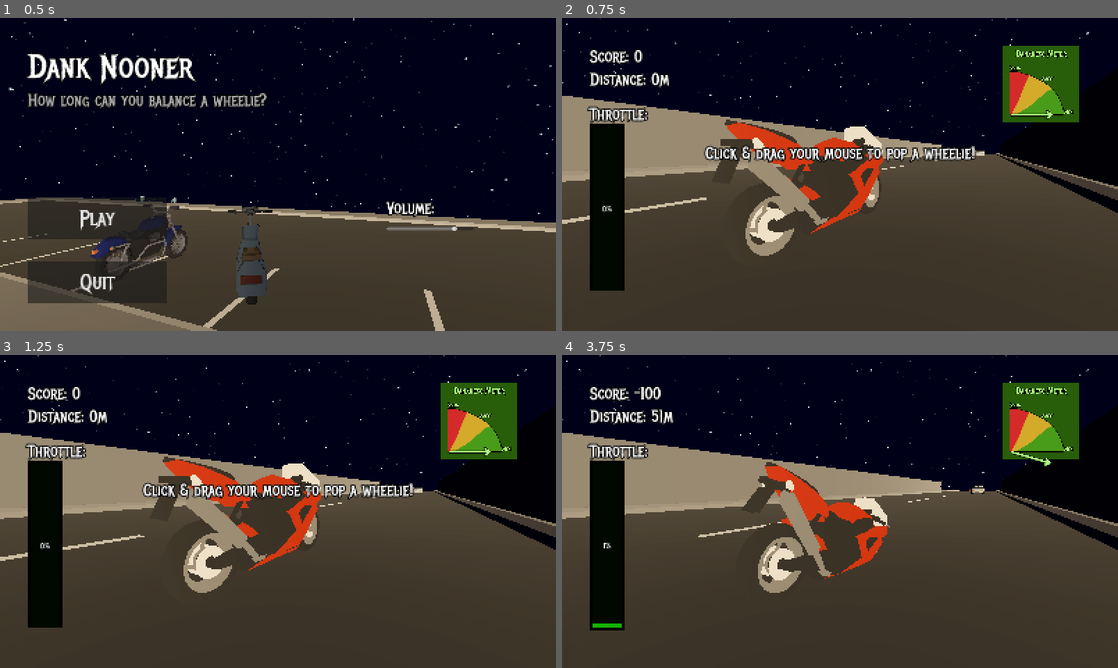
Above: before the commit, frames 1-4 (two rows, left to right).
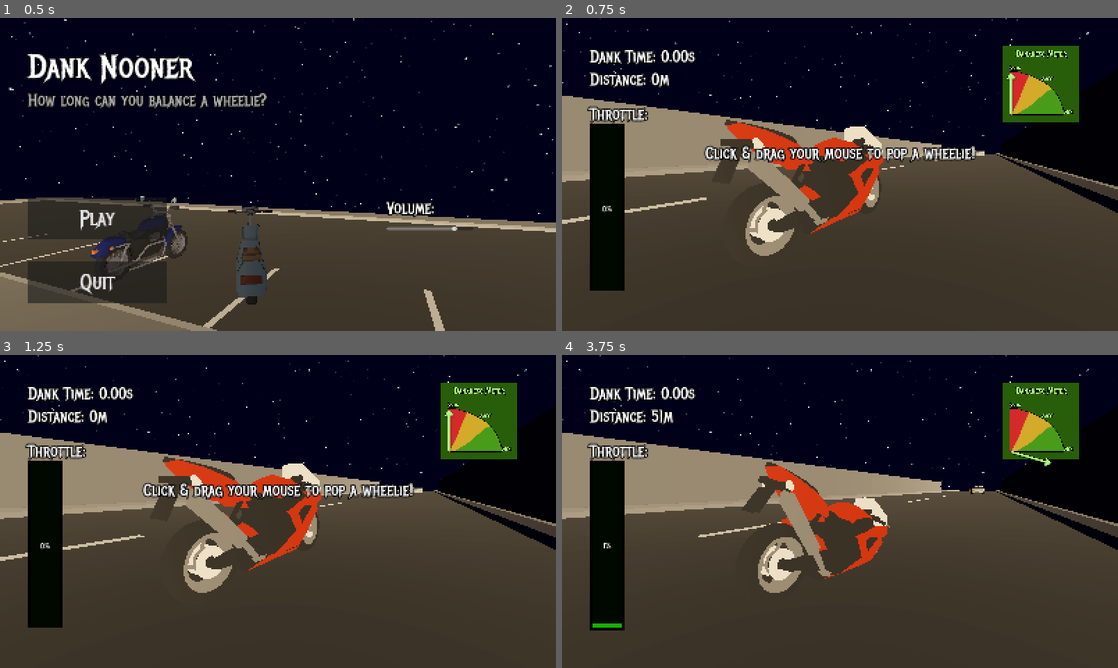
Above: after the commit, the same moments.

Repository: ssebs/DankNooner
Game: Godot game, scene res://scenes/main_game.tscn
Same seed, same stepped clock (60 frames per second), same inputs: the game is played once before the commit and once after it.
Inputs (mouse positions are in pixels of both pictures, inside the frame that each line leads up to):
- Up to frame 1 (0.5 s): no input
- Up to frame 2 (0.75 s): click "Play" at 0.5 s
- Up to frame 3 (1.25 s): no input
- Up to frame 4 (3.75 s): tap Enter at 1.25 s; move the mouse to (867, 511) at 1.27 s; hold W (lean_forward) from 1.28 s (still down); click (867, 511) at 1.42 s; move the mouse to (812, 511) at 2.02 s; move the mouse to (851, 505) at 2.77 s; tap Space (brake) at 3.5 s; move the mouse to (834, 517) at 3.52 s; click (834, 517) at 3.67 s

Frame 1 is identical in both runs. In frame 2, 0.7% of the frame differs, in the area x 5-89%, y 10-33%; in frame 3, 0.7%; in frame 4, 0.6%.

Commit message:
bonus time

Diff:
--- a/scenes/main_game.gd
+++ b/scenes/main_game.gd
@@ -13,8 +13,8 @@
         game_state = val
         switch_game_state(val)
 var motorcycle: Motorcycle
-var max_score: int = 0
 var max_distance: float = 0.0
+var max_bonus_time: float = 0.0
 var max_clean_runs: int = 0
 
 func _ready():
@@ -59,29 +59,32 @@
 
     switch_game_state(GameState.RUN_OVER)
 
-    # set score
+    # set stats
     if !has_crashed:
         max_clean_runs += 1
-        if SignalBus.score > max_score:
-            max_score = SignalBus.score
         if SignalBus.distance > max_distance:
             max_distance = SignalBus.distance
+        if SignalBus.bonus_time > max_bonus_time:
+            max_bonus_time = SignalBus.bonus_time
     else:
         max_clean_runs = 0
 
-    SignalBus.score = 0
+    SignalBus.money += (SignalBus.distance * (1 + max_clean_runs)) + (SignalBus.bonus_time)
     SignalBus.distance = 0.0
     SignalBus.throttle_input = 0.0
     SignalBus.angle_deg = 0.0
+    SignalBus.bonus_time = 0.0
+
     ui.set_max_distance_label_text(max_distance)
-    ui.set_max_score_label_text(max_score)
     ui.set_max_clean_runs_label_text(max_clean_runs)
+    ui.set_money_label_text(SignalBus.money)
+    ui.set_max_bonus_time_label_text(max_bonus_time)
 
 func on_upgrade_pressed(num: int):
     print("upgrade " + str(num) + " pressed")
 
 func on_no_upgrade_pressed():
-    # reset score
+    # resets score/stats
     start_run()
 
 func goto_main_menu():
--- a/scenes/motorcycle.gd
+++ b/scenes/motorcycle.gd
@@ -44,6 +44,15 @@
     if SignalBus.throttle_input > 0:
         audio_player.pitch_scale = clampf(SignalBus.throttle_input / 100, 0.5, 3)
 
+    # swerve the bike
+    if !anim_player.is_playing():
+        match input_info['swerve_dir']:
+            "left":
+                # anim_player.play("swerve_left")
+                self.position.x -= 8 * delta
+            "right":
+                # anim_player.play("swerve_right")
+                self.position.x += 8 * delta
 
     # lower the bike down if you're doing a wheelie
     if current_x_angle_deg > 0 && current_x_angle_deg <= 90:
@@ -53,32 +62,26 @@
     if current_x_angle_deg > 90:
         finish_up("crash", true, "You looped it!")
         return
-    # landed back down
-    if has_started && SignalBus.score > 200 && current_x_angle_deg < 0:
-        finish_up("stoppie", false, "Run finished!")
-        return
-
-    # swerve the bike
-    if !anim_player.is_playing():
-        # todo: check if we're on the edge of the road, if so crash
-        match input_info['swerve_dir']:
-            "left":
-                # anim_player.play("swerve_left")
-                self.position.x -= 8 * delta
-            "right":
-                # anim_player.play("swerve_right")
-                self.position.x += 8 * delta
-
-    # print("input_angle: %.1f" % [input_info['input_angle']])
-    # print("current_angle: %.1f" % [current_x_angle_deg])
-
-    # Actually rotate the bike & send info to SignalBus
-    rotate_point.rotate_x(deg_to_rad(input_info['input_angle']) * 3 * delta)
-    SignalBus.angle_deg = rotate_point.global_rotation_degrees.x
 
     if has_started:
         SignalBus.distance += delta * SignalBus.speed
-        SignalBus.score += roundi((SignalBus.distance * SignalBus.angle_deg) / 100)
+
+        # landed back down
+        if SignalBus.distance > 400 && current_x_angle_deg < 0:
+            finish_up("stoppie", false, "Run finished!")
+            return
+
+        # Use time between 75=>90 for bonus
+        if SignalBus.angle_deg >= 75 && current_x_angle_deg <= 90:
+            SignalBus.bonus_time += delta
+
+        #
+        # Actually rotate the bike & send new angle to SignalBus
+        #
+        rotate_point.rotate_x(deg_to_rad(input_info['input_angle']) * 3 * delta)
+        SignalBus.angle_deg = rotate_point.global_rotation_degrees.x
+
+
 
 func on_collide(msg: String):
     finish_up("crash", true, msg)
@@ -109,6 +112,7 @@
     if event is InputEventKey:
         if event.keycode == KEY_ESCAPE:
             Input.mouse_mode = Input.MOUSE_MODE_VISIBLE
+            # TODO: if game mode is playing, switch to pause mode
 
     if disable_input:
         return
--- a/scenes/treadmill_road.gd
+++ b/scenes/treadmill_road.gd
@@ -73,10 +73,6 @@
         return
 
     var thing = obstacle_scn.instantiate() as Obstacle
-    if thing == null:
-        print("null thing spawn_obstacle")
-        return
-
     if is_hazard:
         thing.variant = randi_range(thing.variant_split_idx, thing.variants.size() - 1)
     else:
--- a/scenes/ui.gd
+++ b/scenes/ui.gd
@@ -6,11 +6,12 @@
 
 @onready var angle_texture: TextureRect = $%ArrowTexture
 @onready var notify_label: Label = %NotifyLabel
-@onready var score_label: Label = %ScoreLabel
+@onready var bonus_time_label: Label = %BonusTimeLabel
 @onready var distance_label: Label = %DistanceLabel
-@onready var max_score_label: Label = %MaxScoreLabel
+@onready var max_bonus_time_label: Label = %MaxBonusTimeLabel
 @onready var max_distance_label: Label = %MaxDistanceLabel
 @onready var max_clean_runs_label: Label = %MaxCleanRunsLabel
+@onready var money_label: Label = %MoneyLabel
 @onready var throttle_progress: ProgressBar = %ThrottleProgress
 
 @onready var game_panel: Control = %GamePanel
@@ -24,7 +25,7 @@
 @onready var volume_slider: Slider = %VolumeSlider
 
 # upgrade menu
-@onready var quit_btn_upgrade_menu: Button = %QuitBtn
+@onready var quit_btn_upgrade_menu: Button = %QuitBtn2
 @onready var no_upgrade_btn: Button = %NoUpgradeBtn
 @onready var main_menu_btn: Button = %MainMenuBtn
 @onready var upgrade_1_btn: Button = %Upgrade1Btn
@@ -37,8 +38,8 @@
     SignalBus.angle_updated.connect(on_angle_updated)
     SignalBus.notify_ui.connect(on_notify_ui)
     SignalBus.throttle_updated.connect(on_throttle_updated)
-    SignalBus.score_updated.connect(set_score_label_text)
     SignalBus.distance_updated.connect(set_distance_label_text)
+    SignalBus.bonus_time_updated.connect(on_bonus_time_updated)
 
     volume_slider.value_changed.connect(on_volume_changed)
 
@@ -46,11 +47,12 @@
     notify_label.text = ""
     throttle_progress.value = 0
 
-    set_score_label_text(0)
     set_distance_label_text(0)
-    set_max_score_label_text(0)
     set_max_distance_label_text(0)
     set_max_clean_runs_label_text(0)
+    set_money_label_text(0)
+    on_bonus_time_updated(0)
+    set_max_bonus_time_label_text(0)
     volume_slider.value = 0.75 # TODO: load from save
 
 func switch_panels(state: MainGame.GameState):
@@ -98,6 +100,9 @@
 func on_angle_updated(angle_deg: float):
     angle_texture.rotation_degrees = 90 - angle_deg
 
+func on_bonus_time_updated(time: float):
+    bonus_time_label.text = "Dank Time: %.2fs" % time
+
 func on_notify_ui(msg: String, duration: float = notify_time_sec):
     notify_label.text = msg
     await get_tree().create_timer(duration).timeout
@@ -108,19 +113,19 @@
 func on_volume_changed(value: float):
     SignalBus.volume = value
 
-##region label setters
-func set_score_label_text(score: int):
-    score_label.text = "Score: %d" % score
+#region label setters
+func set_max_bonus_time_label_text(time: float):
+    max_bonus_time_label.text = "Most Dank Time: %.2fs" % time
 
 func set_distance_label_text(distance: float):
     distance_label.text = "Distance: %.0fm" % distance
-
-func set_max_score_label_text(score: int):
-    max_score_label.text = "High Score: %d" % score
 
 func set_max_distance_label_text(distance: float):
     max_distance_label.text = "Max Distance: %.0fm" % distance
 
 func set_max_clean_runs_label_text(clean_runs: int):
     max_clean_runs_label.text = "Clean Runs: %d" % clean_runs
-#
+
+func set_money_label_text(money: float):
+    money_label.text = "Money: $%.2f" % money
+#endregion
--- a/scenes/ui.tscn
+++ b/scenes/ui.tscn
@@ -24,7 +24,6 @@
 
 [node name="GamePanel" type="Control" parent="."]
 unique_name_in_owner = true
-visible = false
 layout_mode = 2
 
 [node name="Center" type="VBoxContainer" parent="GamePanel"]
@@ -91,11 +90,11 @@
 grow_vertical = 2
 size_flags_horizontal = 0
 
-[node name="ScoreLabel" type="Label" parent="GamePanel/Left"]
-unique_name_in_owner = true
-layout_mode = 2
-theme_override_font_sizes/font_size = 48
-text = "ScoreLabel"
+[node name="BonusTimeLabel" type="Label" parent="GamePanel/Left"]
+unique_name_in_owner = true
+layout_mode = 2
+theme_override_font_sizes/font_size = 48
+text = "BonusTimeLabel"
 
 [node name="DistanceLabel" type="Label" parent="GamePanel/Left"]
 unique_name_in_owner = true
@@ -147,12 +146,12 @@
 size_flags_horizontal = 0
 size_flags_vertical = 8
 
-[node name="MaxScoreLabel" type="Label" parent="UpgradeMenuPanel/VBoxContainer2"]
+[node name="MaxBonusTimeLabel" type="Label" parent="UpgradeMenuPanel/VBoxContainer2"]
 unique_name_in_owner = true
 layout_mode = 2
 theme_override_constants/outline_size = 8
 theme_override_font_sizes/font_size = 36
-text = "MaxScoreLabel"
+text = "MaxBonusTimeLabel"
 
 [node name="MaxDistanceLabel" type="Label" parent="UpgradeMenuPanel/VBoxContainer2"]
 unique_name_in_owner = true
@@ -238,7 +237,7 @@
 size_flags_horizontal = 4
 size_flags_vertical = 8
 theme_override_font_sizes/font_size = 48
-text = "No Upgrade :c"
+text = "Retry"
 
 [node name="HSeparator4" type="HSeparator" parent="UpgradeMenuPanel/VBoxContainer"]
 layout_mode = 2
--- a/scripts/signal_bus.gd
+++ b/scripts/signal_bus.gd
@@ -12,11 +12,11 @@
         throttle_updated.emit(throttle_input)
 signal throttle_updated(pct: float)
 
-var score: int:
+var bonus_time: float:
     set(val):
-        score = val
-        score_updated.emit(val)
-signal score_updated(score: int)
+        bonus_time = clampf(val, 0, 100)
+        bonus_time_updated.emit(bonus_time)
+signal bonus_time_updated(pct: float)
 
 var speed: float = 1:
     set(val):
@@ -36,6 +36,12 @@
         volume_updated.emit(val)
 signal volume_updated(volume: float)
 
+var money: float:
+    set(val):
+        money = val
+        money_updated.emit(val)
+signal money_updated(money: float)
+
 
 signal notify_ui(msg: String, duration: float) # see ui.gd
 signal motorcycle_collision(msg: String) # see obstacle.gd
